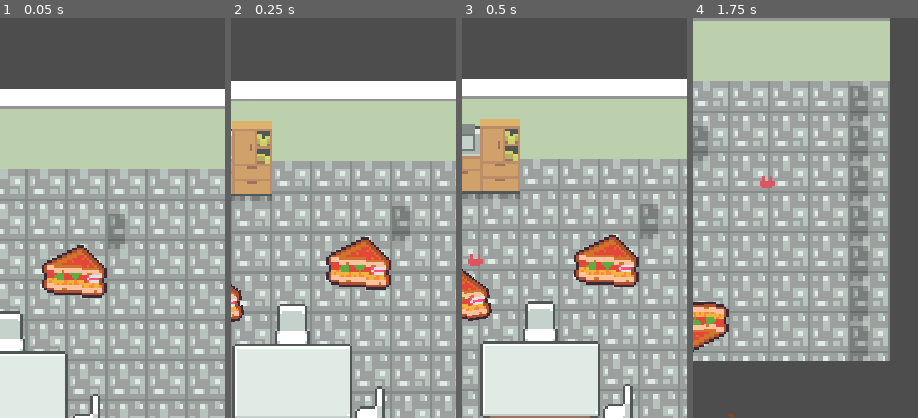
Above: before the commit, frames 1-4 (left to right).
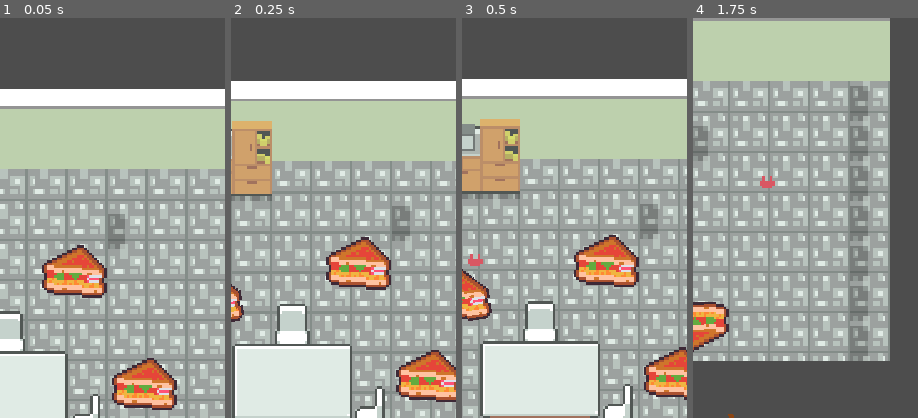
Above: after the commit, the same moments.

Repository: helenzhangyc/BurgerStrike
Game: Godot game, scene res://scenes/levels/Daniel.tscn
The game is run twice, just before and just after one commit, with the same random seed, the same clock (stepped at 60 frames per second) and the same inputs. The project has no main scene, so this scene is started directly.
Inputs (mouse positions are % of the whole screen's width and height, from its top left):
- Up to frame 1 (0.05 s): no input
- Up to frame 2 (0.25 s): no input
- Up to frame 3 (0.5 s): no input
- Up to frame 4 (1.75 s): move the mouse to (72, 45) at 0.52 s; hold D (right) 0.53-1.28 s; tap Space (shoot) at 0.6, 1.35 s; move the mouse to (30, 55) at 1.27 s; hold S (down) from 1.28 s (still down)
The pictures show only the part of the screen within x 50-100%, y 16-66%; the shares and areas given below are measured in that part.

The runs differ from the first frame. In frame 1, 2.8% of the frame differs, in the area x 49-79%, y 85-98%; in frame 2, 2.7%; in frame 3, 1.9%; in frame 4, nothing differs.

Commit message:
Inventory system (#3)
* Inventory system

* add to inventory

Diff:
--- /dev/null
+++ b/resources/items/burger/lettuce.tres
@@ -0,0 +1,7 @@
+[gd_resource type="Resource" script_class="BurgerItem" load_steps=2 format=3 uid="uid://bqmoq80j5den7"]
+
+[ext_resource type="Script" path="res://scripts/BurgerItem.gd" id="1_8gqee"]
+
+[resource]
+script = ExtResource("1_8gqee")
+name = "Lettuce"
--- a/resources/items/ketchup.tres
+++ /dev/null
@@ -1,7 +0,0 @@
-[gd_resource type="Resource" script_class="Item" load_steps=2 format=3 uid="uid://c2w0xgnajlle6"]
-
-[ext_resource type="Script" path="res://scripts/Item.gd" id="1_y4770"]
-
-[resource]
-script = ExtResource("1_y4770")
-name = "Ketchup Packet"
--- /dev/null
+++ b/resources/items/sauce/ketcup.tres
@@ -0,0 +1,8 @@
+[gd_resource type="Resource" script_class="SauceItem" load_steps=2 format=3 uid="uid://gk7qypk05u23"]
+
+[ext_resource type="Script" path="res://scripts/SauceItem.gd" id="1_u68gb"]
+
+[resource]
+script = ExtResource("1_u68gb")
+damage = 0
+name = "Ketchup"
--- a/scenes/Player.tscn
+++ b/scenes/Player.tscn
@@ -1,8 +1,9 @@
-[gd_scene load_steps=5 format=3 uid="uid://cwre7pomfe73u"]
+[gd_scene load_steps=6 format=3 uid="uid://cwre7pomfe73u"]
 
 [ext_resource type="Script" path="res://scripts/Player.gd" id="1_e2y74"]
 [ext_resource type="Texture2D" uid="uid://5jnm0t5m0wyr" path="res://sprites/03.png" id="2_tpg8j"]
 [ext_resource type="PackedScene" uid="uid://cfx5cdofitgxf" path="res://scenes/PickerUpper.tscn" id="3_dc2ih"]
+[ext_resource type="Script" path="res://scripts/Inventory.gd" id="4_py77w"]
 
 [sub_resource type="RectangleShape2D" id="RectangleShape2D_w7vev"]
 size = Vector2(6, 7)
@@ -25,3 +26,7 @@
 region_rect = Rect2(2.08165e-12, 2.08165e-12, 35, 35)
 
 [node name="PickerUpper" parent="." instance=ExtResource("3_dc2ih")]
+
+[node name="Inventory" type="Node" parent="."]
+script = ExtResource("4_py77w")
+items = Array[Resource("res://scripts/BurgerItem.gd")]([null])
--- a/scenes/levels/Daniel.tscn
+++ b/scenes/levels/Daniel.tscn
@@ -6,7 +6,8 @@
 [ext_resource type="PackedScene" uid="uid://c0ujo7raol74o" path="res://scenes/Enemy.tscn" id="4_vfbub"]
 [ext_resource type="Script" path="res://scripts/Camera.gd" id="5_r3lwe"]
 [ext_resource type="PackedScene" uid="uid://ckeuy4n7lbry5" path="res://scenes/PickupItem.tscn" id="6_n4xlb"]
-[ext_resource type="Resource" uid="uid://c2w0xgnajlle6" path="res://resources/items/ketchup.tres" id="7_8o1uu"]
+[ext_resource type="Resource" uid="uid://gk7qypk05u23" path="res://resources/items/sauce/ketcup.tres" id="7_yr2jp"]
+[ext_resource type="Resource" uid="uid://bqmoq80j5den7" path="res://resources/items/burger/lettuce.tres" id="8_7fw84"]
 
 [sub_resource type="TileSetAtlasSource" id="TileSetAtlasSource_lrw20"]
 texture = ExtResource("2_4uj7p")
@@ -297,6 +298,10 @@
 TargetNodepath = NodePath("../Player")
 lerpspeed = 0.1
 
-[node name="PickupItem" parent="." instance=ExtResource("6_n4xlb")]
+[node name="KechupItem" parent="." instance=ExtResource("6_n4xlb")]
 position = Vector2(19, -8)
-item = ExtResource("7_8o1uu")
+item = ExtResource("7_yr2jp")
+
+[node name="LettuceItem" parent="." instance=ExtResource("6_n4xlb")]
+position = Vector2(47, 37)
+item = ExtResource("8_7fw84")
--- /dev/null
+++ b/scripts/BurgerItem.gd
@@ -0,0 +1,3 @@
+class_name BurgerItem extends Item
+
+# An item that goes into the player's burger
--- /dev/null
+++ b/scripts/Inventory.gd
@@ -0,0 +1,14 @@
+extends Node
+
+@export var items : Array[BurgerItem]
+
+# health is equivlanet to number of items in inventory
+func get_health():
+	return len(items)
+
+func add_item(item):
+	items.push_back(item)
+
+# take damage and remove an item from inventory
+func remove_item():
+	items.pop_front()
--- a/scripts/PickerUpper.gd
+++ b/scripts/PickerUpper.gd
@@ -17,6 +17,10 @@
 func _physics_process(delta):
 	for body in get_overlapping_areas():
 		if body is PickupItem:
-			print("item name", body.item.name)
+			if body.item is BurgerItem:
+				print("burger item", body.item)
+				$"../Inventory".add_item(body.item)
+			elif body.item is SauceItem:
+				print("sauce item", body.item)
+
 			body.queue_free()
-			print("body", body)
--- /dev/null
+++ b/scripts/SauceItem.gd
@@ -0,0 +1,5 @@
+class_name SauceItem extends Item
+
+# An item that can be used as ammunition
+
+@export var damage: int
Not shown: 2 places in scenes/PlayerBullet.tscn that only renumber resources
Not shown: 1 places in scenes/levels/Daniel.tscn that only renumber resources
